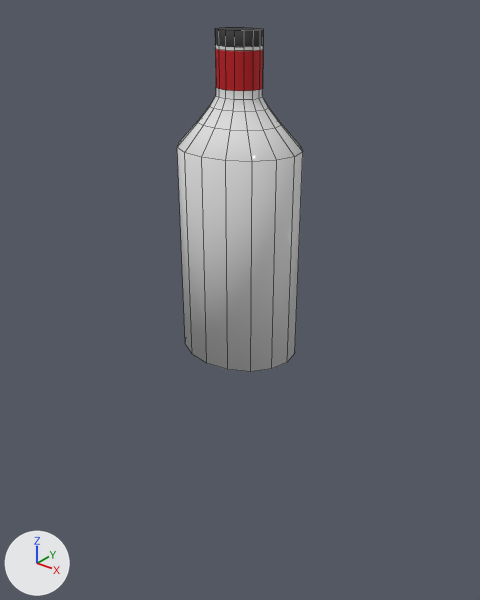
A saved change to the FBX model Assets/Narisa/models/Working models/jackDaniels.fbx.
Rendered twice from a 50 mm lens placed at (3.06, -3.81, 5.03), pointed at (-0.06, 0.08, 2.62). The lights are fixed; the arrows at lower left show +X, +Y and +Z. Mesh edges are drawn as thin lines. Where no turn or scale is listed for an object, it has been applied to the vertices.
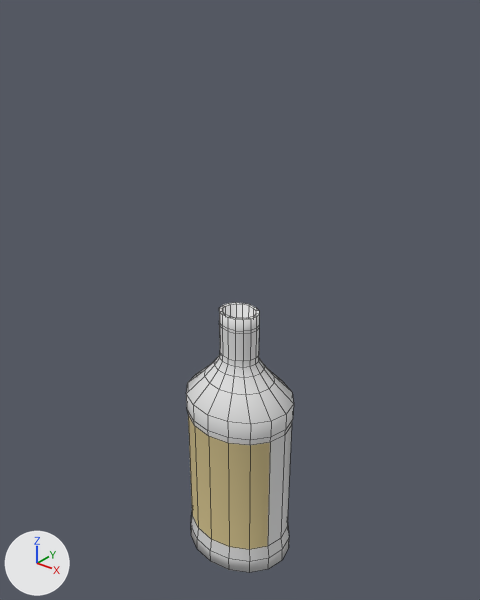
Where the change shows, as pixel boxes [x1, y1, x2, y2] in the pictures (480 x 600 px):
'Cylinder', reshaped, moved (14% narrower, 21% shorter)
    before: [177, 27, 303, 371]
    after: [186, 302, 294, 573]
part 1 of me_cylinder, built on
    before: [177, 120, 303, 371]
    after: [186, 366, 294, 573]
part 2 of me_cylinder, built on
    before: [215, 27, 263, 31]
    after: [219, 302, 259, 320]
part 3 of me_cylinder, recoloured
    before: [215, 29, 263, 47]
    after: [219, 312, 259, 331]
part 4 of me_cylinder, recoloured
    before: [215, 49, 263, 91]
    after: [219, 325, 259, 361]

What changed in the scene script:
```text
Add mat_jackdanslabel_001:
    mat_jackdanslabel_001 = principled_material('jackDansLabel.001')
    mat_jackdanslabel_001.base_color = (0.674, 0.552, 0.268)  # beige #d6c48d
    mat_jackdanslabel_001.roughness = 0.69
Change me_cylinder:
    used by ob_cylinder; location = (0.0, 0.0, 1.043)
    remove me_cylinder.from_pydata(...)  # 144 vertices, 130 faces; spans x -0.49..0.49, y -0.41..0.41, z 1.22..3.67
    add me_cylinder.from_pydata(...)  # 240 vertices, 226 faces; spans x -0.51..0.51, y -0.43..0.43, z 1.22..3.67
    me_cylinder part 1
    16 faces are deleted
    5 vertices in x -0.35..0.35, y 0.29..0.41, z 2.87 move by (0.0, 0.01, 0.0)
    5 vertices in x -0.35..0.35, y -0.41..-0.29, z 2.87 move by (0.0, -0.01, 0.0)
    3 vertices in x 0.45..0.49, y -0.16..0.16, z 1.22 move by (0.02, 0.0, 0.0)
    3 vertices in x 0.45..0.49, y -0.16..0.16, z 2.87 move by (0.01, 0.0, 0.0)
    3 vertices in x -0.49..-0.45, y -0.16..0.16, z 1.22 move by (-0.02, 0.0, 0.0)
    3 vertices in x -0.49..-0.45, y -0.16..0.16, z 2.87 move by (-0.01, 0.0, 0.0)
    10 vertices move from x -0.35..0.35, y -0.41..0.41, z 1.22 to x -0.36..0.36, y -0.43..0.43, z 1.22
    6 vertices are added at (0.45, 0.16, 2.65), (0.49, 0.0, 2.65), (0.45, -0.16, 2.65), (-0.45, -0.16, 2.65), (-0.49, 0.0, 2.65), (-0.45, 0.16, 2.65)
    16 new vertices lie (0.0, 0.0, 0.13) away from vertices in x -0.49..0.49, y -0.41..0.41, z 1.22
    16 new vertices lie (0.0, 0.0, -0.16) away from vertices in x -0.49..0.49, y -0.41..0.41, z 2.87
    5 new vertices lie (0.0, -0.01, -0.06) away from vertices in x -0.35..0.35, y 0.3..0.42, z 2.71
    5 new vertices lie (0.0, 0.01, -0.06) away from vertices in x -0.35..0.35, y -0.42..-0.3, z 2.71
    10 new vertices lie (0.0, 0.0, -1.17) away from vertices in x -0.35..0.35, y -0.41..0.41, z 2.65
    6 new vertices lie (0.0, 0.0, -1.17) away from vertices in x -0.49..0.49, y -0.16..0.16, z 2.65
    74 new faces join them, mat_jackdansglass_001 (white #e7e7e7)
    6 new faces join them, mat_jackdanslabel_001 (beige #d6c48d)
    me_cylinder part 2
    1 face is deleted
    16 vertices are added at x -0.15..0.15, y -0.12..0.12, z 3.55
    16 new vertices lie (0.0, 0.0, 0.12) away from vertices in x -0.15..0.15, y -0.12..0.12, z 3.55
    33 new faces join them, mat_jackdansglass_001 (white #e7e7e7)
    me_cylinder part 3: 16 faces spanning x -0.18..0.18, y -0.15..0.15, z 3.57..3.67 switch from mat_jackdanstop_001 (black #242424) to mat_jackdansglass_001 (white #e7e7e7)
    me_cylinder part 4: 16 faces spanning x -0.18..0.18, y -0.15..0.15, z 3.29..3.55 switch from mat_jackdanred_001 (red #c00213) to mat_jackdansglass_001 (white #e7e7e7)
    add me_cylinder.materials.append(mat_jackdanslabel_001)  # beige #d6c48d
Change ob_cylinder:
    ob_cylinder.location: (0.0, 0.0, 1.043) -> (0.0, 0.0, -1.106)
```
